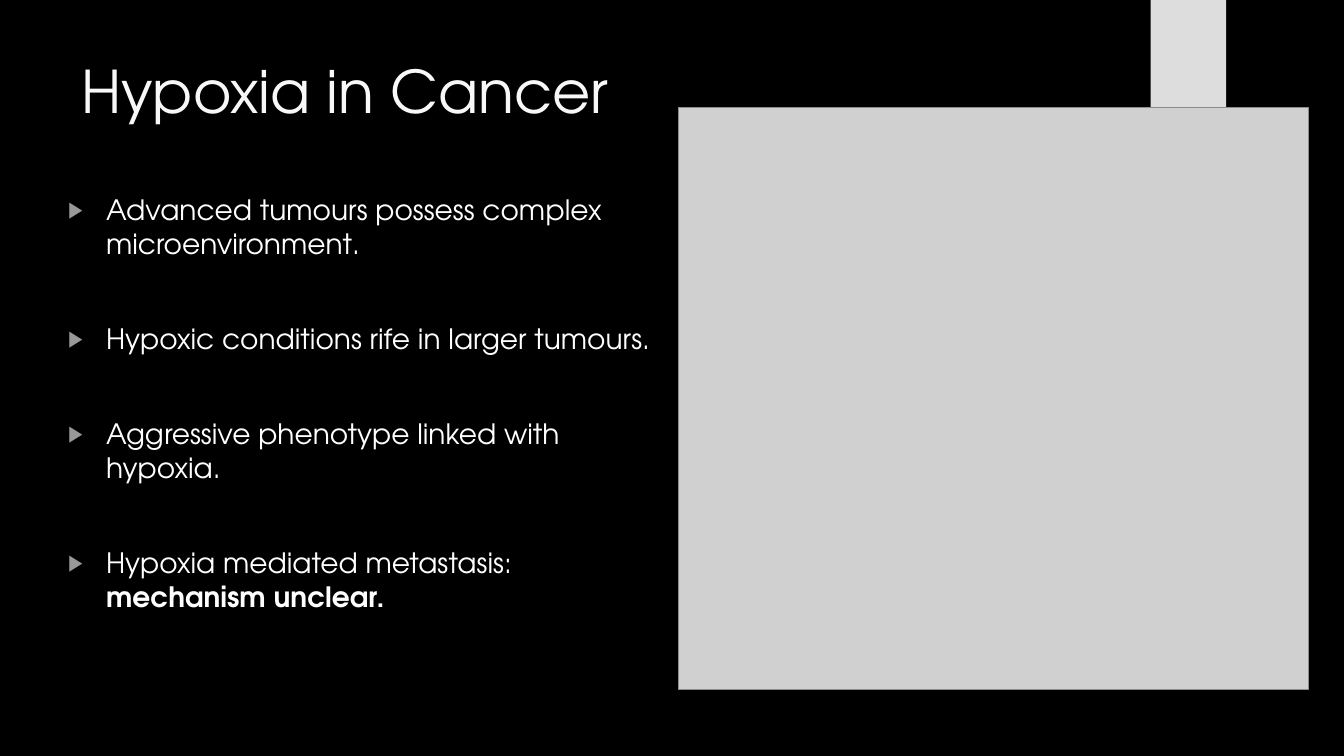
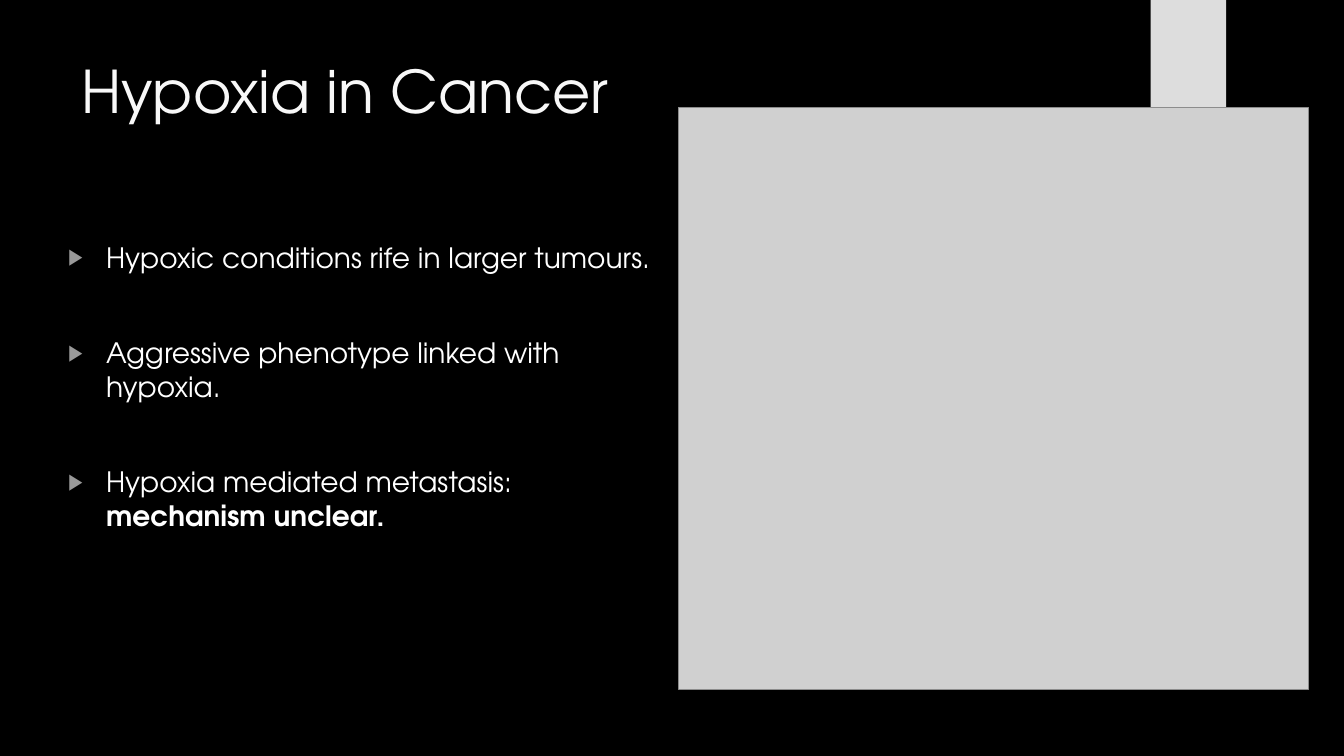
Before and after one commit to HarleyRobinson/Honours2, a slide deck: slide 4 of BackgroundInfo/JCslides.pptx. Drawn at 1344x756 pixels with LibreOffice and Linux fonts; fonts in the diff are those of the drawing; grey boxes stand for pictures; background and template pictures are left out. Boxes give left, top, right and bottom in pixels: in the first picture for what was removed or moved away, otherwise in the second. Text is boxed around its words. In the diff, an @@ line names an element or a change of style, - is before the commit and + after.

```diff
--- a/BackgroundInfo/JCslides.pptx
+++ b/BackgroundInfo/JCslides.pptx
@@ text at (x1=106, y1=199, x2=601, y2=255): paragraph removed @@
-▶ Advanced tumours possess complex microenvironment.
```
Also in this commit, not shown: 9 other slides changed, 2 other files.
